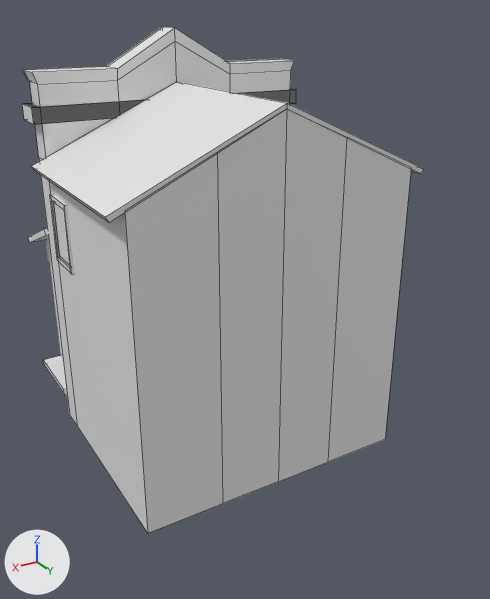
Two versions of the Blender file Models/Wild west building 1.blend, one commit apart.
Camera for both pictures: a 50 mm lens placed at (13.1, 31.2, 23.8), pointed at (-5.8, -0.3, 8.1). Arrows for +X, +Y and +Z are at lower left; the lights stay in place. The older version comes first. Mesh edges are drawn as thin lines on the coarser meshes.
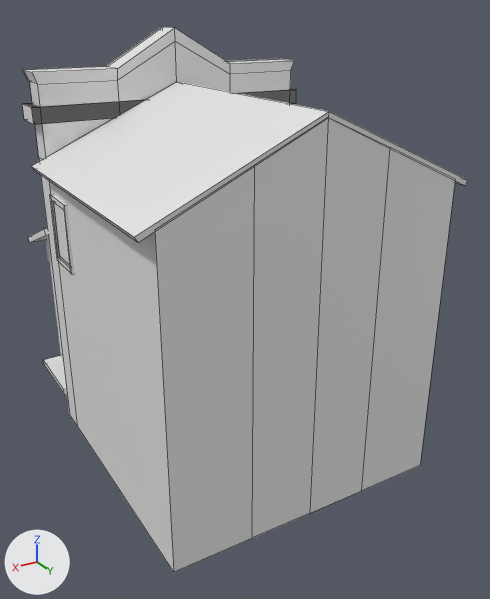
Diff of the bpy script that builds the scene:
```diff
--- a/Models/Wild west building 1.blend.py
+++ b/Models/Wild west building 1.blend.py
@@ me_cube @@
 # used by ob_cube; location = (-4.41, 0.0, 4.71); scale = (4.66, 4.66, 4.66)
-me_cube.from_pydata(...)  # 52 vertices, 45 faces; spans x -1.79..1.87, y -1.6..1.2, z -1.13..3.88
+me_cube.from_pydata(...)  # 52 vertices, 45 faces; spans x -1.79..1.87, y -1.6..1.85, z -1.13..3.88
+# me_cube part 1: all 10 vertices in x 0.0..1.87, y 1.2, z -1.13..3.27 are moved by (0.0, 0.64, 0.0)
 me_cube.materials.append(mat_material)
```

Pixel boxes [x1, y1, x2, y2] of what changed, in the pictures (490 x 599 px; the box of a moved part takes in the faces that stretch with it):
'Cube', reshaped (11% wider, 8% taller)
    before: [22, 27, 423, 533]
    after: [22, 27, 468, 572]
part 1 of me_cube, moved or reshaped
    before: [103, 98, 423, 533]
    after: [103, 98, 468, 572]
